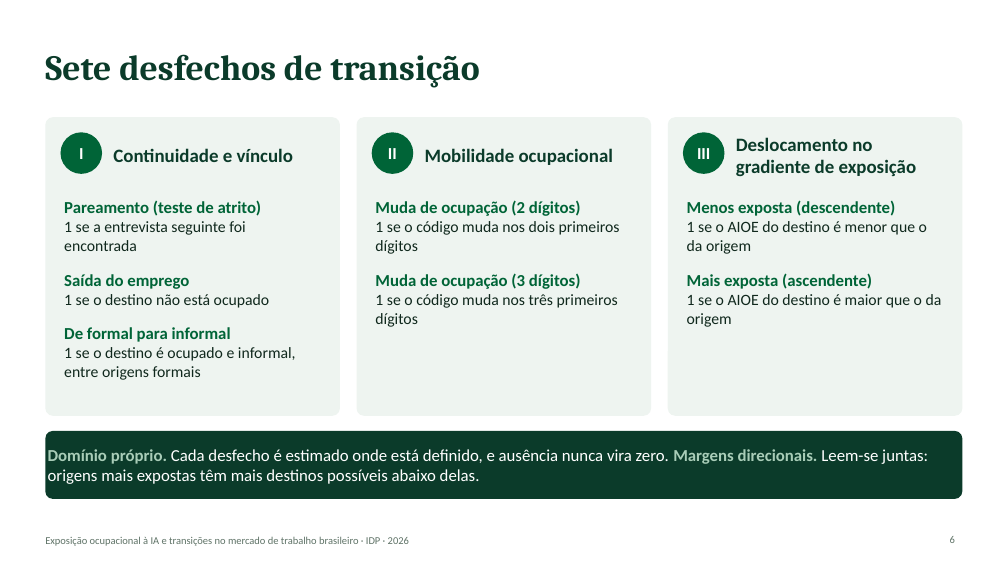
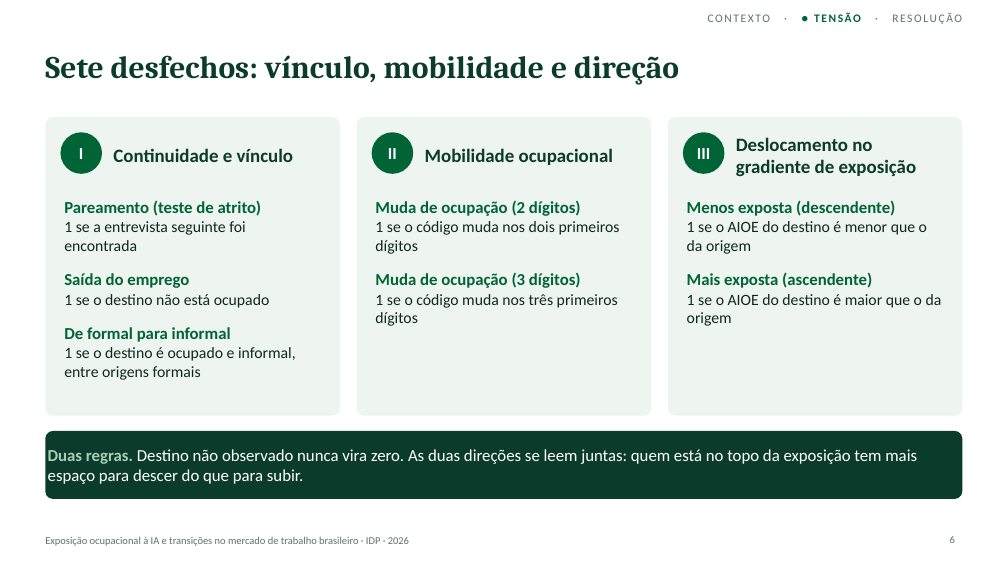
Before and after one commit to rickpalmeiras-design/IDP, a slide deck: slide 6 of apresentacao/apresentacao_01.pptx. Drawn at 1008x567 pixels with LibreOffice and Linux fonts; fonts in the diff are those of the drawing. Boxes give left, top, right and bottom in pixels: in the first picture for what was removed or moved away, otherwise in the second. Text is boxed around its words. In the diff, an @@ line names an element or a change of style, - is before the commit and + after.

```diff
--- a/apresentacao/apresentacao_01.pptx
+++ b/apresentacao/apresentacao_01.pptx
@@ text added at (x1=708, y1=13, x2=962, y2=24), 11 pt, text #5F7367 @@
+CONTEXTO · ● TENSÃO · RESOLUÇÃO
@@ title at (x1=45, y1=55, x2=679, y2=85): text changed; size 34 to 30 pt @@
-Sete desfechos de transição
+Sete desfechos: vínculo, mobilidade e direção
@@ text in rounded rectangle at (x1=48, y1=449, x2=917, y2=484): text changed @@
-Domínio próprio. Cada desfecho é estimado onde está definido, e ausência nunca vira zero. Margens direcionais. Leem-se juntas: origens mais expostas têm mais destinos possíveis abaixo delas.
+Duas regras. Destino não observado nunca vira zero. As duas direções se leem juntas: quem está no topo da exposição tem mais espaço para descer do que para subir.
```
Also in this commit, not shown: 10 other slides changed, 1 slide added, 1 slide removed, 17 other files.
